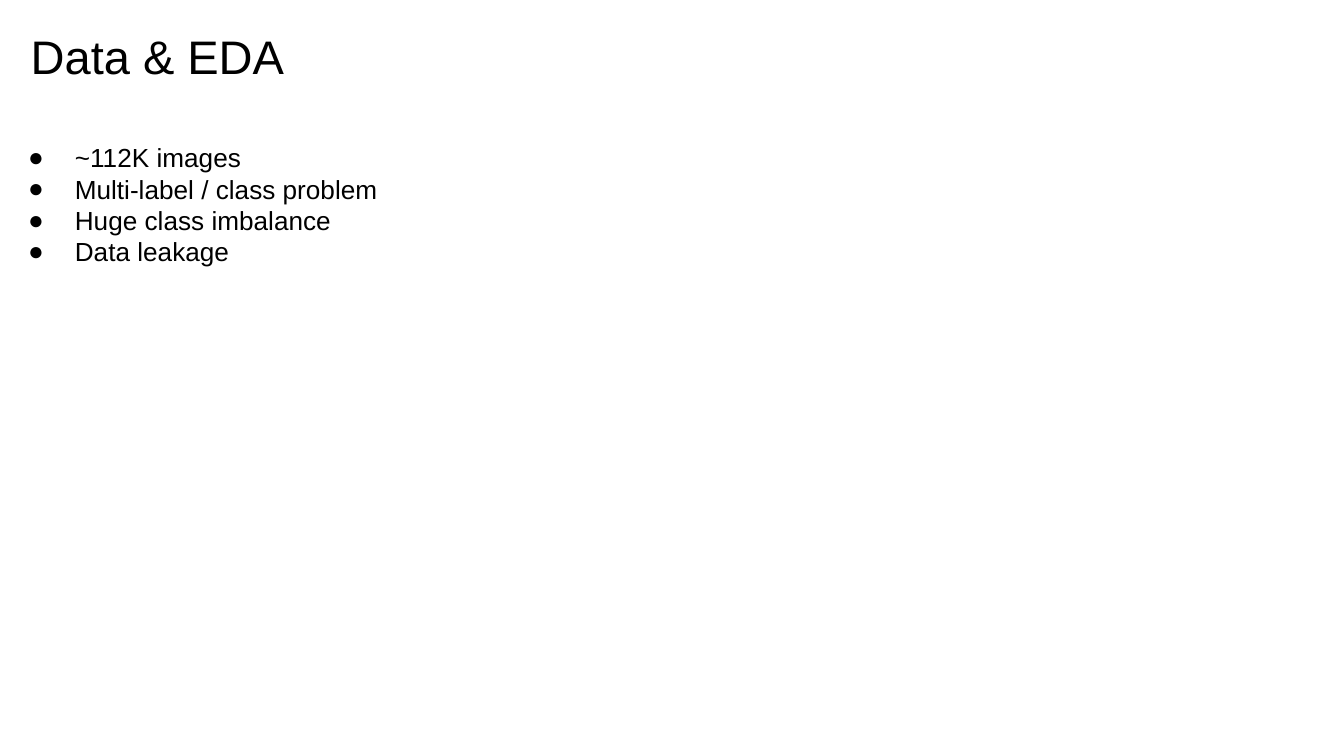
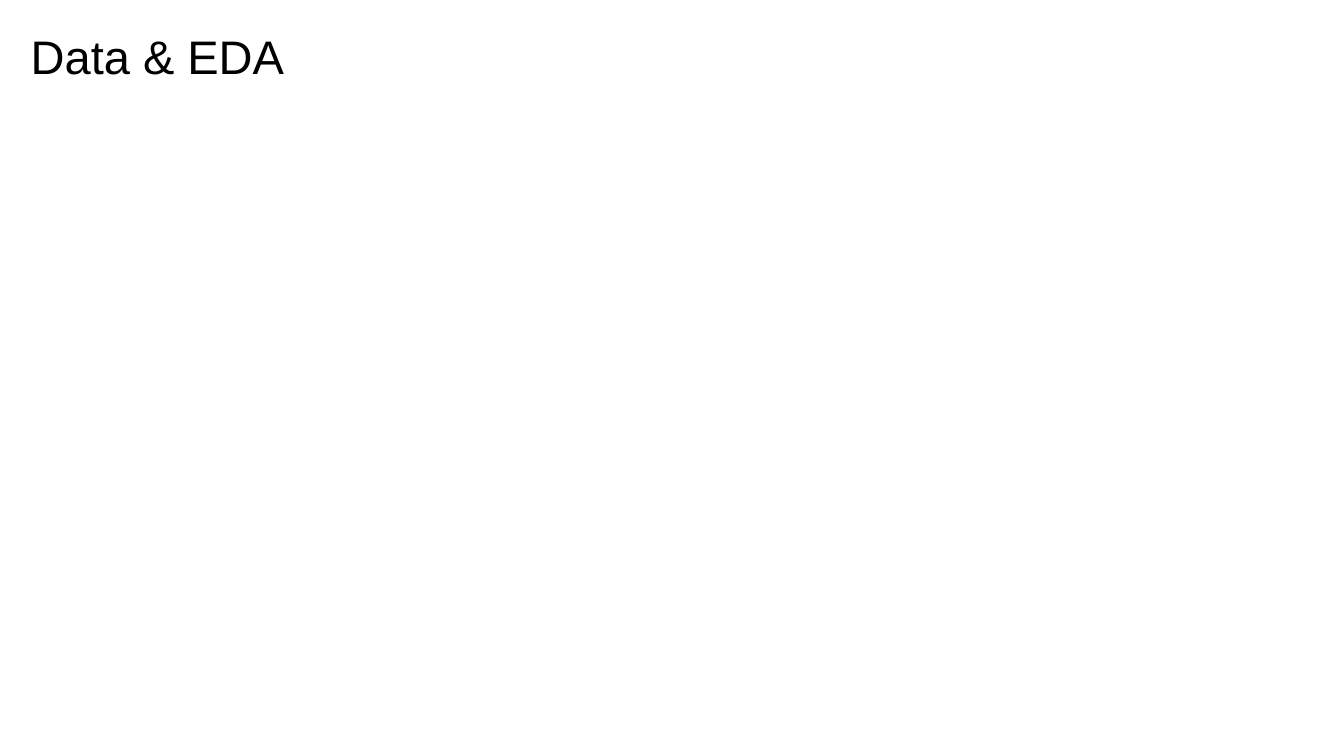
Before and after one commit to stevenworthington/cs109a_final_project, a slide deck: slide 2 of presentation/cs109a_final_presentation.pptx. Drawn at 1344x756 pixels with LibreOffice and Linux fonts; fonts in the diff are those of the drawing. Boxes give left, top, right and bottom in pixels: in the first picture for what was removed or moved away, otherwise in the second. Text is boxed around its words. In the diff, an @@ line names an element or a change of style, - is before the commit and + after.

```diff
--- a/presentation/cs109a_final_presentation.pptx
+++ b/presentation/cs109a_final_presentation.pptx
@@ text removed at (x1=75, y1=148, x2=377, y2=267) @@
-● ~112K images
-● Multi-label / class problem
-● Huge class imbalance
-● Data leakage
```
Also in this commit, not shown: 3 other slides changed, 1 slide added, 1 slide removed, 3 other files.
